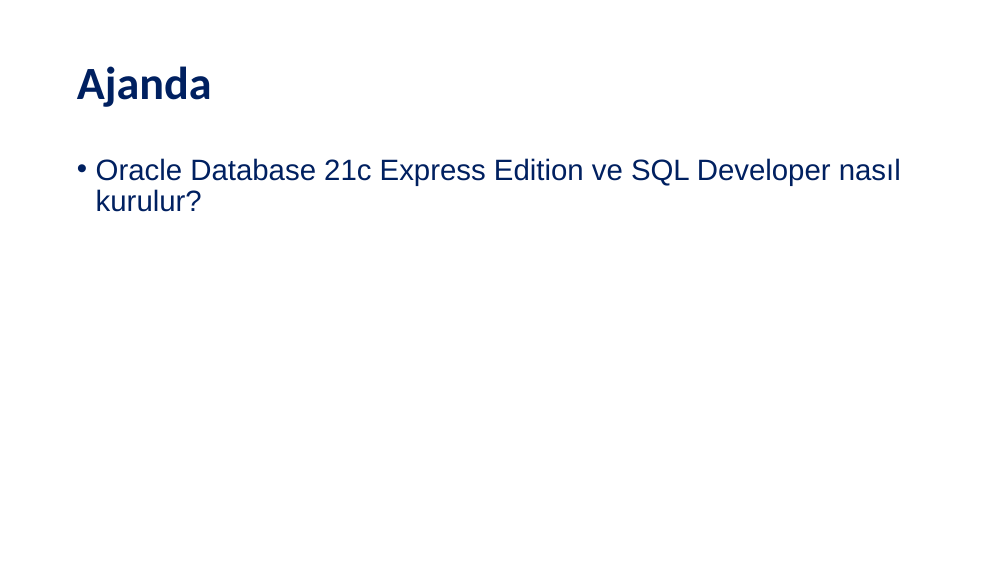
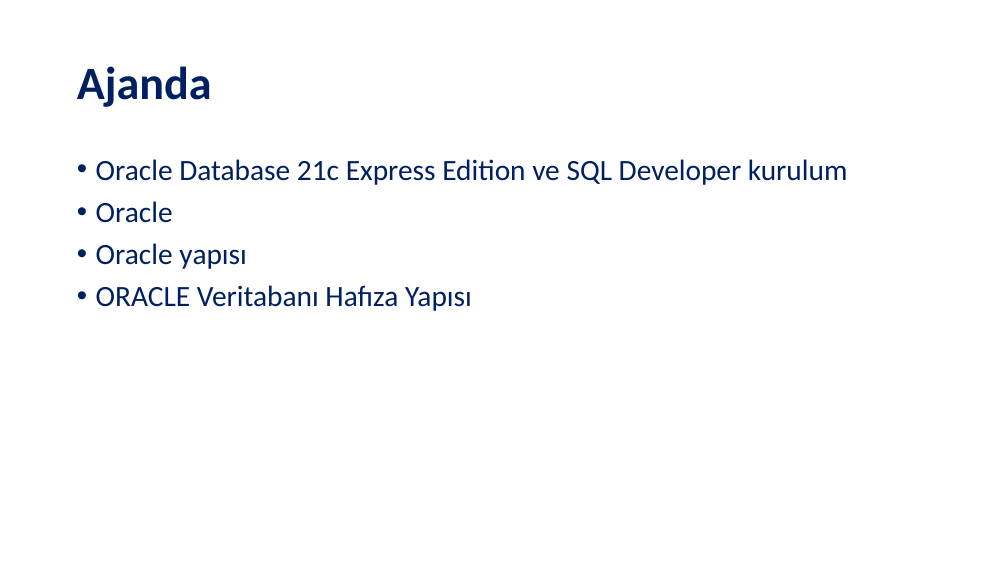
Before and after one commit to SevdanurGENC/Oracle-DB-SQL-Developer-Lecture-Notes, a slide deck: slide 2 of Slides/Oracle DB & SQL Developer - Bolum I.pptx. Drawn at 1008x567 pixels with LibreOffice and Linux fonts; fonts in the diff are those of the drawing. Boxes give left, top, right and bottom in pixels: in the first picture for what was removed or moved away, otherwise in the second. Text is boxed around its words. In the diff, an @@ line names an element or a change of style, - is before the commit and + after.

```diff
--- a/Slides/Oracle DB & SQL Developer - Bolum I.pptx
+++ b/Slides/Oracle DB & SQL Developer - Bolum I.pptx
@@ text at box(96, 159, 848, 311): text changed; font Arial to Calibri @@
-• Oracle Database 21c Express Edition ve SQL Developer nasıl kurulur?
+• Oracle Database 21c Express Edition ve SQL Developer kurulum
+• Oracle
+• Oracle yapısı
+• ORACLE Veritabanı Hafıza Yapısı
```
Also in this commit, not shown: 4 other slides changed, 2 slides removed, 1 other file.
